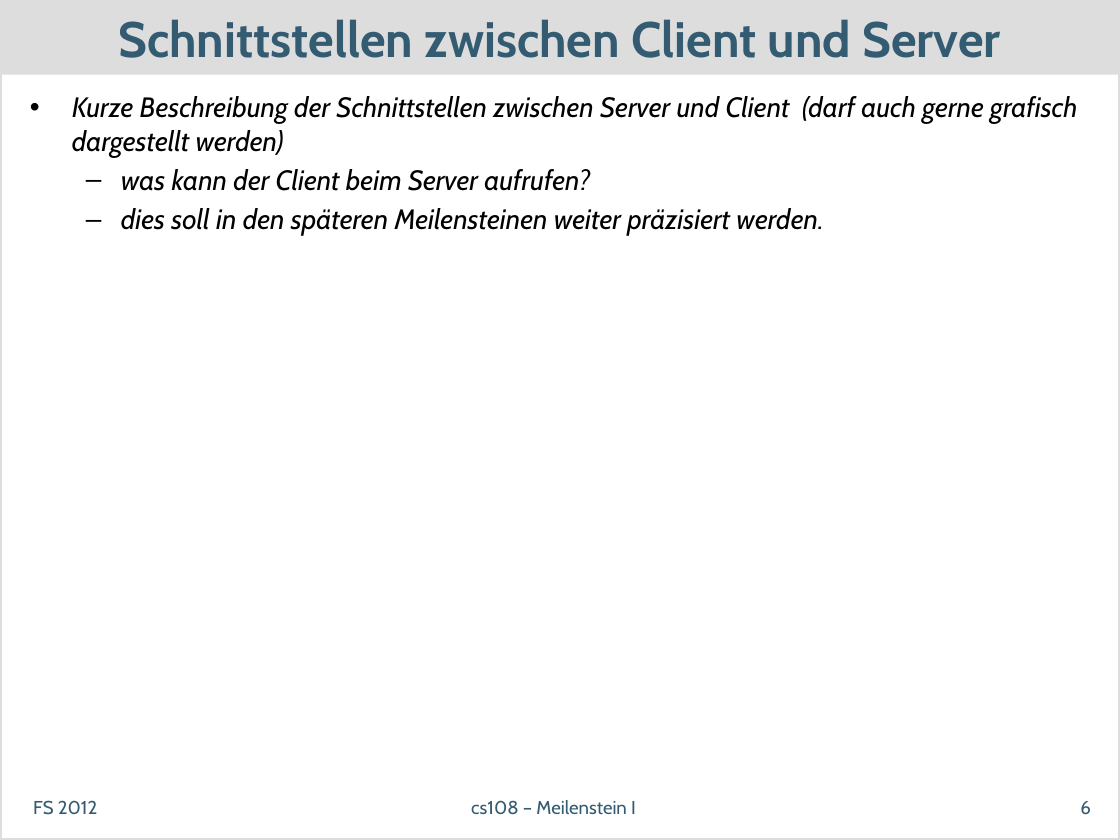
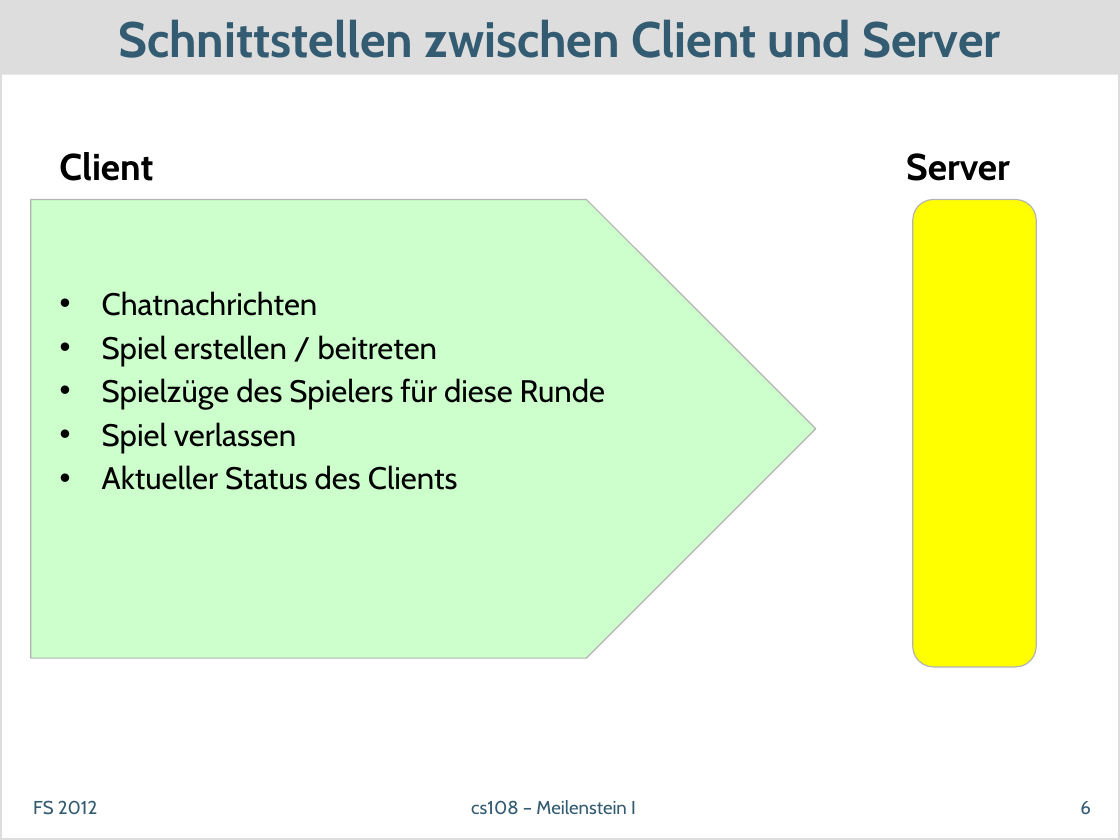
Before and after one commit to dihydrogenmonoxide/CS108, a slide deck: slide 6 of presentations/meilenstein1_v1.pptx. Drawn at 1120x840 pixels with LibreOffice and Linux fonts; fonts in the diff are those of the drawing. Boxes give left, top, right and bottom in pixels: in the first picture for what was removed or moved away, otherwise in the second. Text is boxed around its words. In the diff, an @@ line names an element or a change of style, - is before the commit and + after.

```diff
--- a/presentations/meilenstein1_v1.pptx
+++ b/presentations/meilenstein1_v1.pptx
@@ text removed at (72,96,1077,236) @@
-• Kurze Beschreibung der Schnittstellen zwischen Server und Client (darf auch gerne grafisch dargestellt werden)
-  – was kann der Client beim Server aufrufen?
-  – dies soll in den späteren Meilensteinen weiter präzisiert werden.
@@ text added at (59,152,153,181), 24 pt, text #000000, bold @@
+Client
@@ text added at (906,153,1010,181), 24 pt, text #000000, bold @@
+Server
@@ pentagon arrow added at (31,199,816,657), fill #CCFFCC, outline #B3B3B3 0.75 pt @@
@@ rounded rectangle added at (913,199,1036,666), fill #FFFF00, outline #B3B3B3 0.75 pt @@
@@ text added at (102,291,605,490), 20 pt, text #000000 @@
+• Chatnachrichten
+• Spiel erstellen / beitreten
+• Spielzüge des Spielers für diese Runde
+• Spiel verlassen
+• Aktueller Status des Clients
```
Also in this commit, not shown: 6 other slides changed, 1 slide added.
